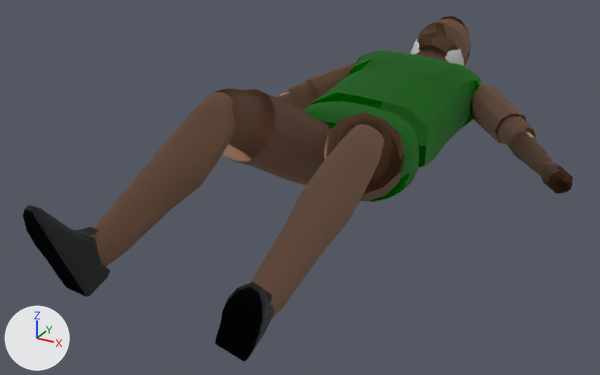
Renders of the glTF model tools/gf_exporter/output/avatars/veteran_grey.glb from each side of a commit.
Rendered twice from a 50 mm lens placed at (0.941, -1.949, 0.923), pointed at (-0.066, -0.118, 0.007). Lighting does not change. The marker at lower left points along +X, +Y and +Z. The picture after the commit comes second. Where no turn or scale is listed for an object, it has been applied to the vertices. Vertices at exactly the same position are counted once.

In view in the first picture: 'body', 'left_ankle', 'left_elbow', 'left_knee', 'left_shoulder', 'left_thigh', 'middle', 'neck', 'right_ankle', 'right_knee', 'right_shoulder', 'right_thigh' and 2 more.
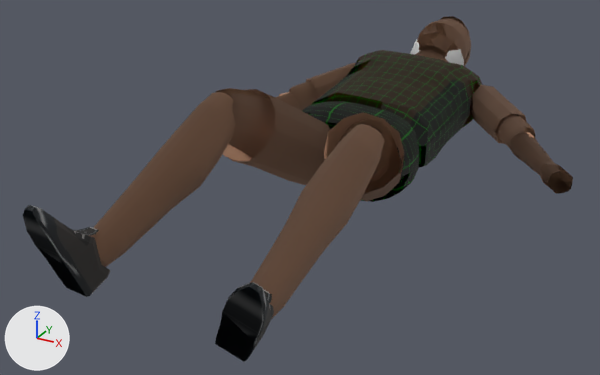
Scene script edits in JSON lines:
```json
{"block": "me_mesh_body", "where": "me_mesh_body.from_pydata(...)  # 256 vertices, 508 faces; spans x -0.195..0.193, y -0.058..0.23, z -0.127..0.118"}
{"block": "me_mesh_body", "where": "# used by ob_body; location = (0.0, 0.0, 0.071)"}
{"block": "me_mesh_body", "change": "me_mesh_body part 1: 508 kept faces spanning x -0.195..0.193, y -0.058..0.23, z -0.127..0.118 get new texture (UV) coordinates"}
{"block": "me_mesh_middle", "where": "me_mesh_middle.from_pydata(...)  # 192 vertices, 380 faces; spans x -0.228..0.228, y -0.08..0.517, z -0.112..0.161"}
{"block": "me_mesh_middle", "where": "# used by ob_middle; location = (0.0, 0.148, 0.08)"}
{"block": "me_mesh_middle", "change": "me_mesh_middle part 2: 380 kept faces spanning x -0.228..0.228, y -0.08..0.517, z -0.112..0.161 get new texture (UV) coordinates"}
{"block": "me_mesh_left_ankle", "where": "me_mesh_left_ankle.from_pydata(...)  # 72 vertices, 126 faces; spans x -0.068..0.084, y -0.147..-0.001, z -0.121..0.109"}
{"block": "me_mesh_left_ankle", "where": "# used by ob_left_ankle; location = (0.199, -0.744, 0.078)"}
{"block": "me_mesh_left_ankle", "change": "me_mesh_left_ankle part 3: 126 kept faces spanning x -0.068..0.084, y -0.147..-0.001, z -0.121..0.109 get new texture (UV) coordinates"}
{"block": "me_mesh_right_ankle", "where": "me_mesh_right_ankle.from_pydata(...)  # 72 vertices, 126 faces; spans x -0.06..0.037, y -0.154..0.006, z -0.125..0.113"}
{"block": "me_mesh_right_ankle", "where": "# used by ob_right_ankle; location = (-0.205, -0.765, 0.124)"}
{"block": "me_mesh_right_ankle", "change": "me_mesh_right_ankle part 4: 126 kept faces spanning x -0.06..0.037, y -0.154..0.006, z -0.125..0.113 get new texture (UV) coordinates"}
```

Where the change shows, as pixel boxes [x1, y1, x2, y2] in the pictures (600 x 375 px):
```json
{"part": 1, "of": "me_mesh_body", "change": "surface changed", "before": [302, 101, 419, 202], "after": [302, 101, 419, 202], "on screen": "green to black"}
{"part": 2, "of": "me_mesh_middle", "change": "surface changed", "before": [311, 50, 482, 168], "after": [311, 50, 482, 168]}
{"part": 3, "of": "me_mesh_left_ankle", "change": "surface changed", "before": [222, 282, 273, 348], "after": [222, 282, 273, 348], "on screen": "lighter"}
{"part": 4, "of": "me_mesh_right_ankle", "change": "surface changed", "before": [23, 205, 111, 295], "after": [23, 205, 111, 295]}
```
